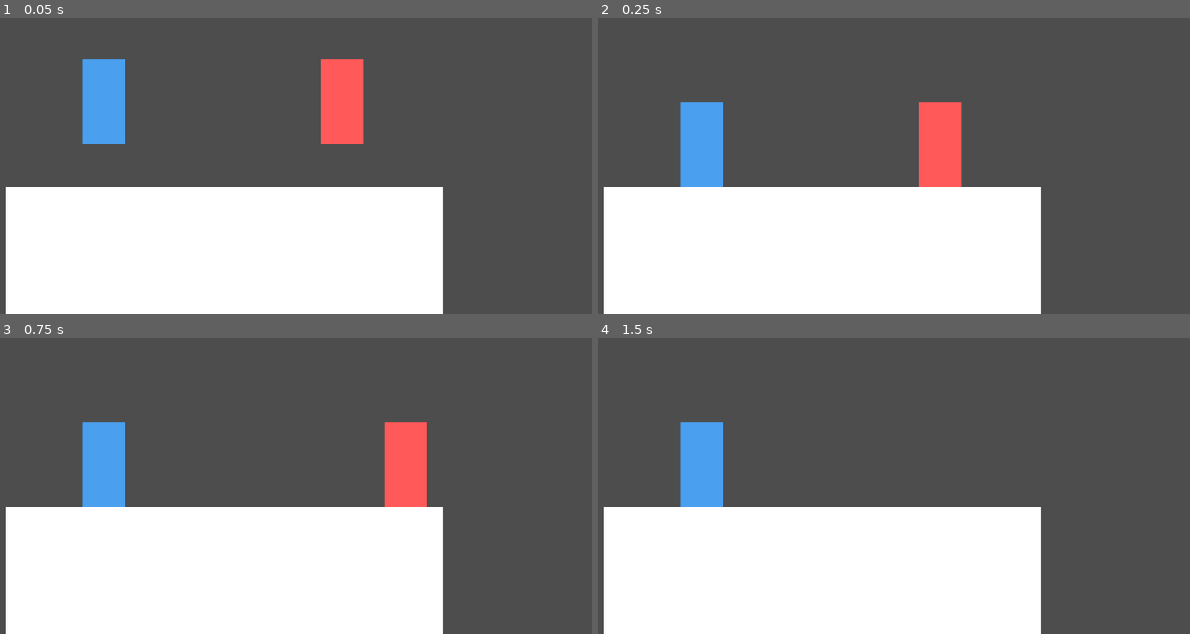
Above: before the commit, frames 1-4 (two rows, left to right).
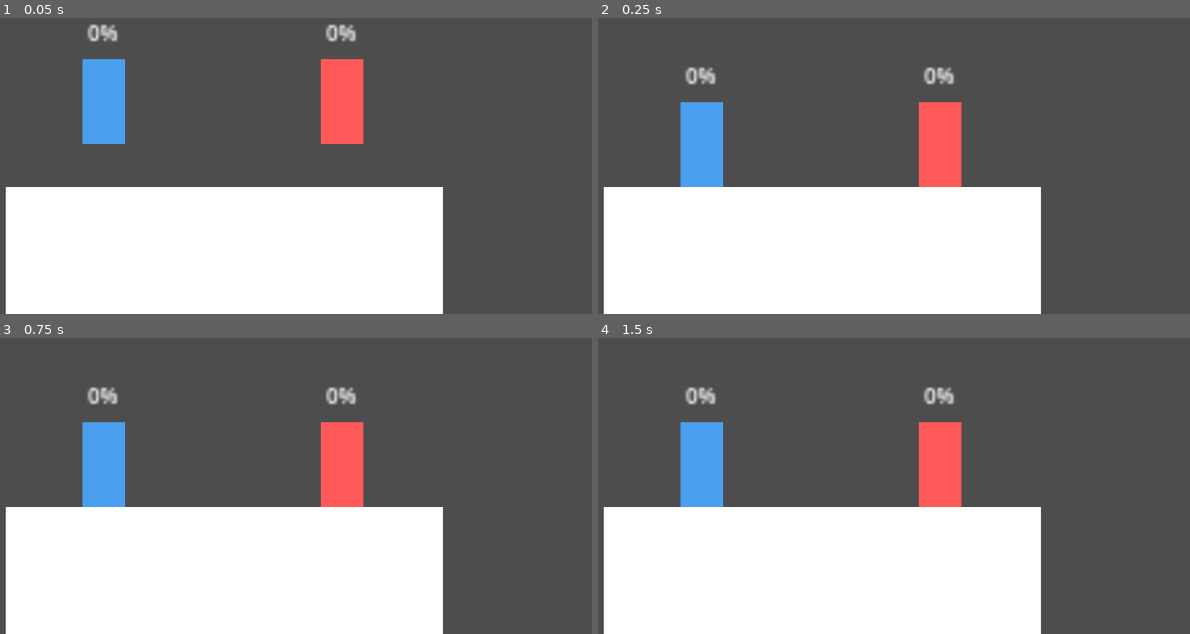
Above: after the commit, the same moments.

Repository: ekerot68-beep/Super-Smash-INDA
Game: Godot game, scene res://scenes/game.tscn
Same seed, same stepped clock (60 frames per second), same inputs: the game is played once before the commit and once after it.
Inputs:
- Up to frame 1 (0.05 s): no input
- Up to frame 2 (0.25 s): no input
- Up to frame 3 (0.75 s): tap Enter at 0.5 s; hold Right from 0.53 s (still down); tap Shift at 0.6 s
- Up to frame 4 (1.5 s): keep holding Right; tap Space at 0.77 s; tap Shift at 1.35 s

The runs differ from the first frame. In frame 1, 0.5% of the frame differs, in the area x 14-61%, y 1-9%; in frame 2, 0.5%; in frame 3, 4.7%, in the area x 14-73%, y 16-58%; in frame 4, 2.6%.

Commit message:
add attacks, damage tracking, knockback, damage label

Diff:
--- a/scenes/game.tscn
+++ b/scenes/game.tscn
@@ -13,11 +13,15 @@
 
 [node name="Player" parent="." unique_id=147218439 instance=ExtResource("2_yqjtg")]
 position = Vector2(45, 0)
-jump_key = 4194320
+left_key = 76
+right_key = 39
+jump_key = 80
+attack_key = 44
 
 [node name="Player2" parent="." unique_id=1250068751 instance=ExtResource("2_yqjtg")]
 position = Vector2(-45, 0)
 left_key = 65
 right_key = 68
 jump_key = 87
+attack_key = 32
 player_color = Color(0.28839856, 0.6254761, 0.9371392, 1)
--- a/scenes/player.tscn
+++ b/scenes/player.tscn
@@ -1,9 +1,12 @@
-[gd_scene format=3 uid="uid://cplayer000001"]
+[gd_scene load_steps=4 format=3 uid="uid://cplayer000001"]
 
 [ext_resource type="Script" path="res://scripts/player.gd" id="1_player"]
 
 [sub_resource type="RectangleShape2D" id="RectangleShape2D_player"]
 size = Vector2(16, 32)
+
+[sub_resource type="RectangleShape2D" id="RectangleShape2D_hitbox"]
+size = Vector2(20, 24)
 
 [node name="Player" type="CharacterBody2D"]
 script = ExtResource("1_player")
@@ -17,3 +20,19 @@
 offset_right = 8.0
 offset_bottom = 16.0
 color = Color(1, 0.35, 0.35, 1)
+
+[node name="Hitbox" type="Area2D" parent="."]
+monitoring = false
+
+[node name="CollisionShape2D" type="CollisionShape2D" parent="Hitbox"]
+shape = SubResource("RectangleShape2D_hitbox")
+disabled = true
+
+[node name="DamageLabel" type="Label" parent="."]
+offset_left = -20.0
+offset_top = -32.0
+offset_right = 20.0
+offset_bottom = -18.0
+theme_override_font_sizes/font_size = 8
+text = "0%"
+horizontal_alignment = 1
--- a/scripts/player.gd
+++ b/scripts/player.gd
@@ -4,44 +4,126 @@
 @export var left_key: Key = KEY_LEFT
 @export var right_key: Key = KEY_RIGHT
 @export var jump_key: Key = KEY_SPACE
+@export var attack_key: Key = KEY_SHIFT
 @export var player_color: Color = Color(1, 0.35, 0.35, 1)
 
+# Movement tuning
 const SPEED := 120.0
 const JUMP_VELOCITY := -250.0
 
+# Combat tuning
+const ATTACK_DURATION := 0.15      # seconds the hitbox is active during a swing
+const ATTACK_COOLDOWN := 0.4       # seconds before you can attack again
+const HIT_DAMAGE := 8.0            # damage % added per hit
+const HIT_KNOCKBACK_X := 220.0     # horizontal knockback speed
+const HIT_KNOCKBACK_Y := -180.0    # vertical knockback (upward)
+const KNOCKBACK_LOCKOUT := 0.18    # seconds the victim can't act
+
+# State
+var damage: float = 0.0            # Smash-style "%" — increases on hit
+var facing: int = 1                # 1 = right, -1 = left
+
+var _attack_timer: float = 0.0
+var _cooldown_timer: float = 0.0
+var _knockback_timer: float = 0.0
+var _hit_targets_this_swing: Array = []
 var _was_jump_held := false
+var _was_attack_held := false
+
+@onready var _color_rect: ColorRect = $ColorRect
+@onready var _hitbox: Area2D = $Hitbox
+@onready var _hitbox_shape: CollisionShape2D = $Hitbox/CollisionShape2D
+@onready var _damage_label: Label = $DamageLabel
 
 
 func _ready() -> void:
-	# Tint this player's visible rectangle with its assigned color.
-	if has_node("ColorRect"):
-		($ColorRect as ColorRect).color = player_color
+	_color_rect.color = player_color
+	_hitbox.monitoring = false
+	_hitbox_shape.disabled = true
+	_hitbox.body_entered.connect(_on_hitbox_body_entered)
+	_update_label()
 
 
 func _physics_process(delta: float) -> void:
+	# Tick timers
+	if _attack_timer > 0.0:
+		_attack_timer -= delta
+		if _attack_timer <= 0.0:
+			_end_attack()
+	if _cooldown_timer > 0.0:
+		_cooldown_timer -= delta
+	if _knockback_timer > 0.0:
+		_knockback_timer -= delta
+
 	# Gravity
 	if not is_on_floor():
 		velocity += get_gravity() * delta
 
-	# Detect "just pressed" for the jump key without relying on Input Map actions
-	# (so each player instance can have its own jump key configured in the Inspector).
+	# Jump (blocked during knockback)
 	var jump_held: bool = Input.is_physical_key_pressed(jump_key)
 	var jump_just_pressed: bool = jump_held and not _was_jump_held
 	_was_jump_held = jump_held
-
-	if jump_just_pressed and is_on_floor():
+	if jump_just_pressed and is_on_floor() and _knockback_timer <= 0.0:
 		velocity.y = JUMP_VELOCITY
 
-	# Horizontal movement
-	var direction := 0.0
-	if Input.is_physical_key_pressed(left_key):
-		direction -= 1.0
-	if Input.is_physical_key_pressed(right_key):
-		direction += 1.0
+	# Attack (blocked during knockback or cooldown)
+	var attack_held: bool = Input.is_physical_key_pressed(attack_key)
+	var attack_just_pressed: bool = attack_held and not _was_attack_held
+	_was_attack_held = attack_held
+	if attack_just_pressed and _cooldown_timer <= 0.0 and _knockback_timer <= 0.0:
+		_start_attack()
 
-	if direction != 0.0:
-		velocity.x = direction * SPEED
-	else:
-		velocity.x = move_toward(velocity.x, 0.0, SPEED)
+	# Horizontal movement (skip during knockback so you actually fly)
+	if _knockback_timer <= 0.0:
+		var direction := 0.0
+		if Input.is_physical_key_pressed(left_key):
+			direction -= 1.0
+			facing = -1
+		if Input.is_physical_key_pressed(right_key):
+			direction += 1.0
+			facing = 1
+
+		if direction != 0.0:
+			velocity.x = direction * SPEED
+		else:
+			velocity.x = move_toward(velocity.x, 0.0, SPEED)
 
 	move_and_slide()
+
+
+func _start_attack() -> void:
+	_attack_timer = ATTACK_DURATION
+	_cooldown_timer = ATTACK_COOLDOWN
+	_hit_targets_this_swing.clear()
+	# Move hitbox to the side the player is facing.
+	_hitbox.position.x = facing * 14
+	_hitbox.monitoring = true
+	_hitbox_shape.disabled = false
+
+
+func _end_attack() -> void:
+	_hitbox.monitoring = false
+	_hitbox_shape.disabled = true
+
+
+func _on_hitbox_body_entered(body: Node) -> void:
+	# Don't hit yourself, and only hit each target once per swing.
+	if body == self:
+		return
+	if body in _hit_targets_this_swing:
+		return
+	if body.has_method("take_hit"):
+		_hit_targets_this_swing.append(body)
+		body.take_hit(facing)
+
+
+func take_hit(attacker_facing: int) -> void:
+	damage += HIT_DAMAGE
+	velocity.x = HIT_KNOCKBACK_X * attacker_facing
+	velocity.y = HIT_KNOCKBACK_Y
+	_knockback_timer = KNOCKBACK_LOCKOUT
+	_update_label()
+
+
+func _update_label() -> void:
+	_damage_label.text = "%d%%" % int(damage)
